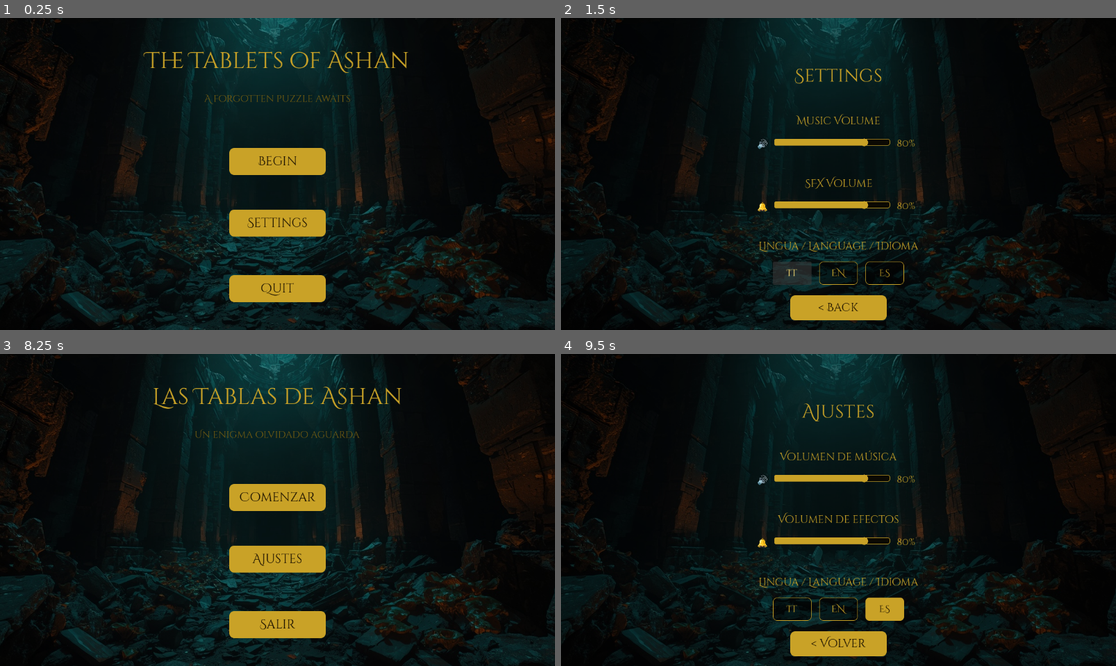
Above: before the commit, frames 1-4 (two rows, left to right).
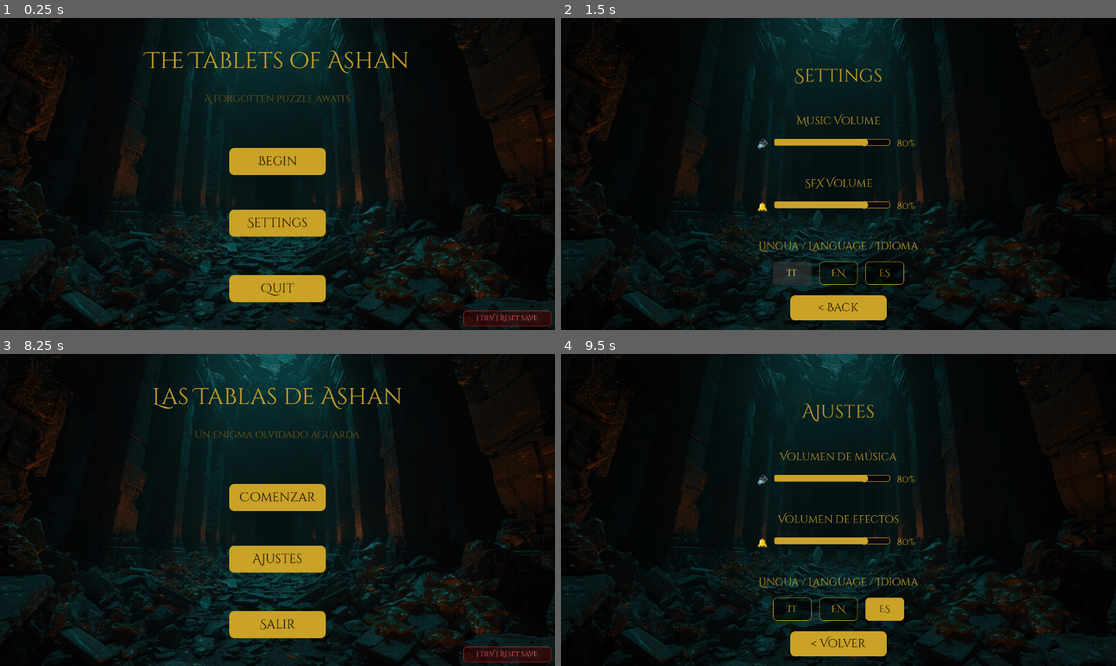
Above: after the commit, the same moments.

Repository: teologoeretico1975/LeTavoleDiAshan
Game: Godot game, scene res://scenes/ui/MainMenu.tscn
Same seed, same stepped clock (60 frames per second), same inputs: the game is played once before the commit and once after it.
Inputs:
- Up to frame 1 (0.25 s): no input
- Up to frame 2 (1.5 s): click "Settings" at 0.5 s; click "IT" at 1.25 s
- Up to frame 3 (8.25 s): click "EN" at 2 s; click "ES" at 2.75 s; click "IT" at 3.5 s; click "EN" at 4.25 s; click "ES" at 5 s; click "IT" at 5.75 s; click "EN" at 6.5 s; click "ES" at 7.25 s; click "< Back" at 8 s
- Up to frame 4 (9.5 s): click "Ajustes" at 8.75 s

The runs differ from the first frame. In frame 1, 0.8% of the frame differs, in the area x 83-100%, y 93-99%; in frame 2, nothing differs; in frame 3, 0.8%; in frame 4, nothing differs.

Commit message:
Add debug-only reset save button to MainMenu (OS.is_debug_build() guard)

Diff:
--- a/scripts/ui/MainMenu.gd
+++ b/scripts/ui/MainMenu.gd
@@ -67,6 +67,12 @@
 	if am != null:
 		am.stop_music()
 
+	# Pulsante debug — visibile solo nelle build debug (editor + export debug).
+	# OS.is_debug_build() è l'equivalente Godot di #if DEBUG in C#:
+	# restituisce false negli export release, quindi sparisce in produzione.
+	if OS.is_debug_build():
+		_build_debug_reset_button()
+
 	_refresh_texts()
 
 
@@ -125,3 +131,45 @@
 
 func _on_quit_pressed() -> void:
 	get_tree().quit()
+
+
+# ---------------------------------------------------------------------------
+# Debug only — non raggiungibile nelle build release
+# ---------------------------------------------------------------------------
+
+func _build_debug_reset_button() -> void:
+	var btn := Button.new()
+	btn.text = "[ DEV ] Reset save"
+	btn.add_theme_font_size_override("font_size", 14)
+	btn.add_theme_color_override("font_color", Color(1.0, 0.4, 0.4))
+
+	# Sfondo trasparente con bordo rosso tenue — chiaramente "non production".
+	var s_n := StyleBoxFlat.new()
+	s_n.bg_color    = Color(0.3, 0.0, 0.0, 0.5)
+	s_n.border_color = Color(0.8, 0.2, 0.2, 0.8)
+	s_n.border_width_left = 1; s_n.border_width_right  = 1
+	s_n.border_width_top  = 1; s_n.border_width_bottom = 1
+	s_n.corner_radius_top_left     = 6; s_n.corner_radius_top_right    = 6
+	s_n.corner_radius_bottom_left  = 6; s_n.corner_radius_bottom_right = 6
+	var s_h := s_n.duplicate() as StyleBoxFlat
+	s_h.bg_color = Color(0.5, 0.0, 0.0, 0.7)
+	btn.add_theme_stylebox_override("normal",  s_n)
+	btn.add_theme_stylebox_override("hover",   s_h)
+	btn.add_theme_stylebox_override("pressed", s_h)
+
+	# Ancorato in basso a destra — fuori dai percorsi UI normali.
+	btn.anchor_left   = 1.0; btn.anchor_right  = 1.0
+	btn.anchor_top    = 1.0; btn.anchor_bottom = 1.0
+	btn.offset_left   = -190.0; btn.offset_right  = -8.0
+	btn.offset_top    = -40.0;  btn.offset_bottom = -8.0
+
+	btn.pressed.connect(_on_debug_reset_pressed)
+	add_child(btn)
+
+
+func _on_debug_reset_pressed() -> void:
+	var saver: Node = get_node_or_null("/root/SaveManager")
+	if saver != null:
+		saver.reset_all()
+	# Ricarica la scena corrente per riflettere il reset.
+	get_tree().reload_current_scene()
